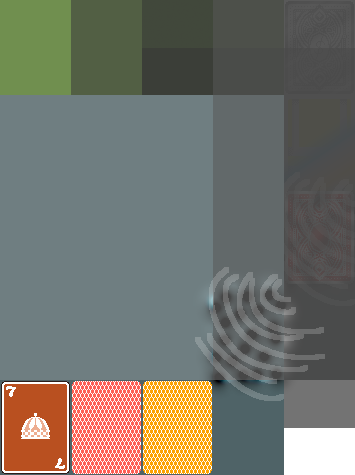
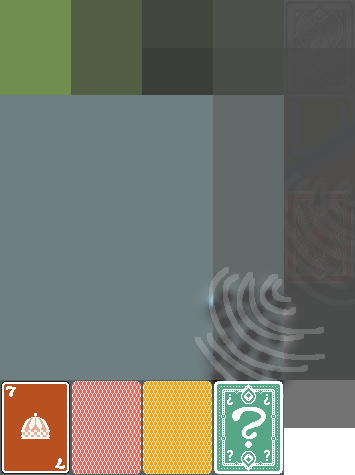
Layered file, before and after one edit (355 x 475). Changes by layer:
showed group "Layer Group copy #18" (5 layers) over left=214, top=381, right=283, bottom=474
painted on "\ #183" over left=227, top=394, right=270, bottom=461
painted on "\ #186" over left=225, top=392, right=272, bottom=463
painted on "Enhancers.png copy #26" over left=217, top=384, right=280, bottom=471
